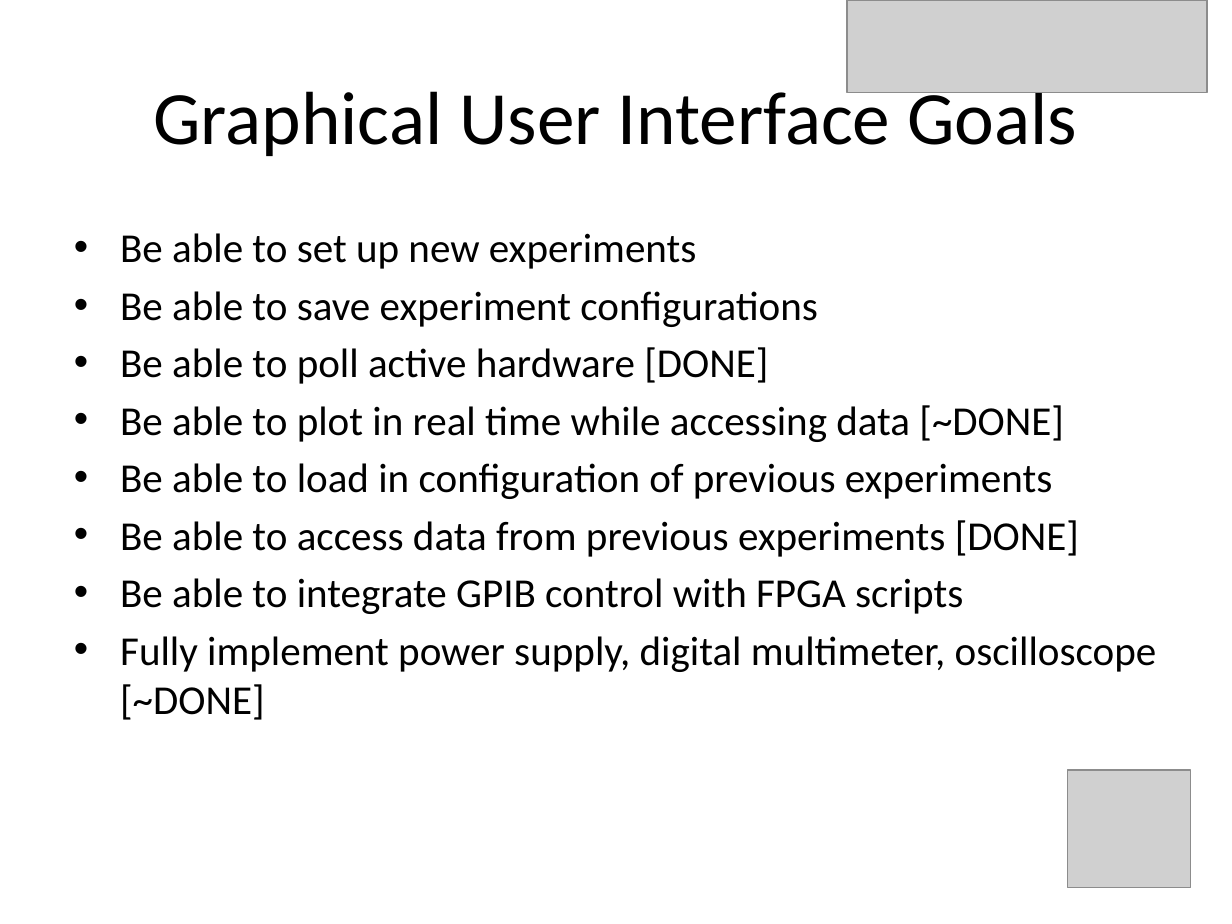
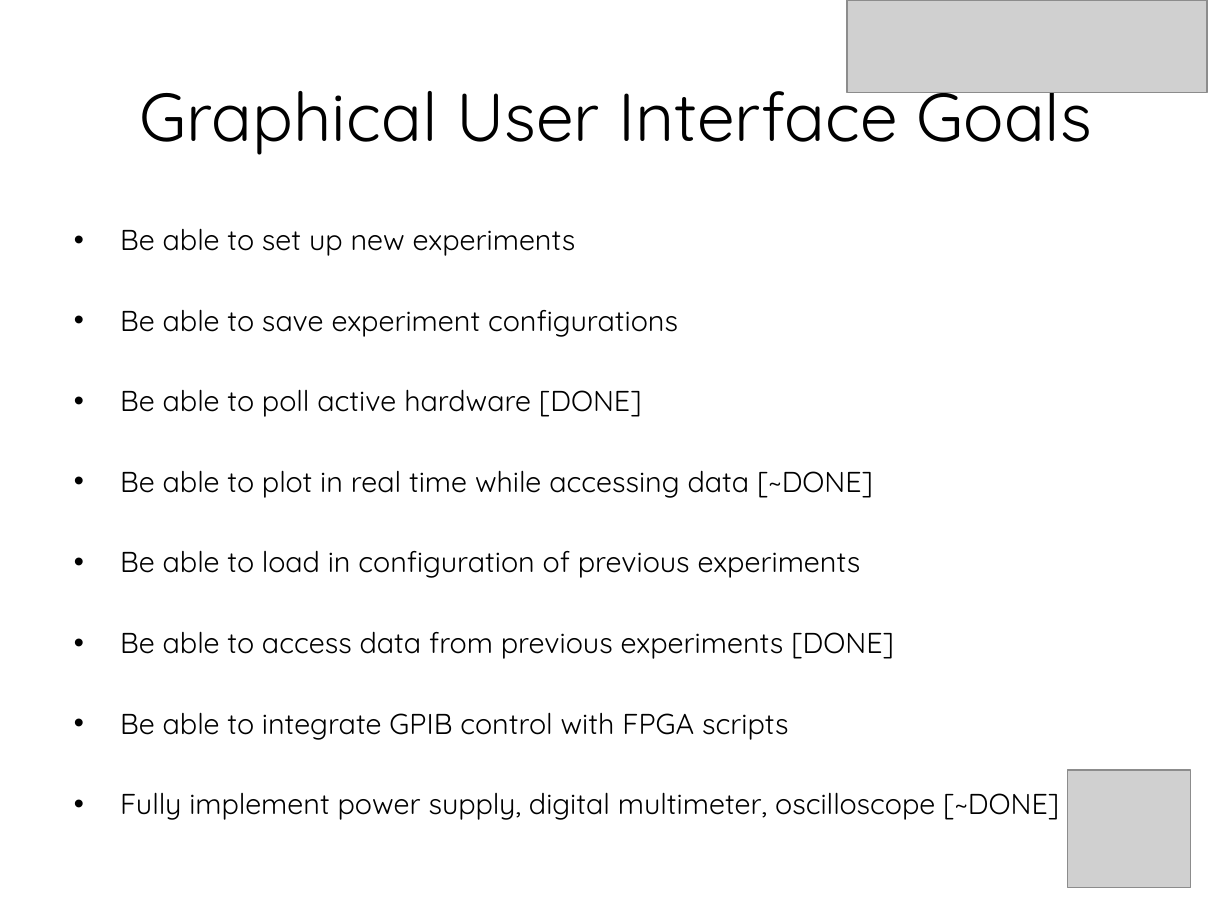
Before and after one commit to doctoboggan/DeathRay, a slide deck: slide 5 of manuals/desReview.pptx. Drawn at 1232x924 pixels with LibreOffice and Linux fonts; fonts in the diff are those of the drawing; grey boxes stand for pictures. Boxes give left, top, right and bottom in pixels: in the first picture for what was removed or moved away, otherwise in the second. Text is boxed around its words. In the diff, an @@ line names an element or a change of style, - is before the commit and + after.

```diff
--- a/manuals/desReview.pptx
+++ b/manuals/desReview.pptx
@@ title "Graphical User Interface Goals" at <box>140,71,1093,155</box>: size 44 to 39.6 pt, font Calibri to Quicksand @@
@@ text "Be able to set up ..." at <box>120,228,1059,820</box>: size 24 to 16.8 pt, font Calibri to Quicksand; less space between paragraphs @@
```
Also in this commit, not shown: 18 other slides changed, 1 slide added.
